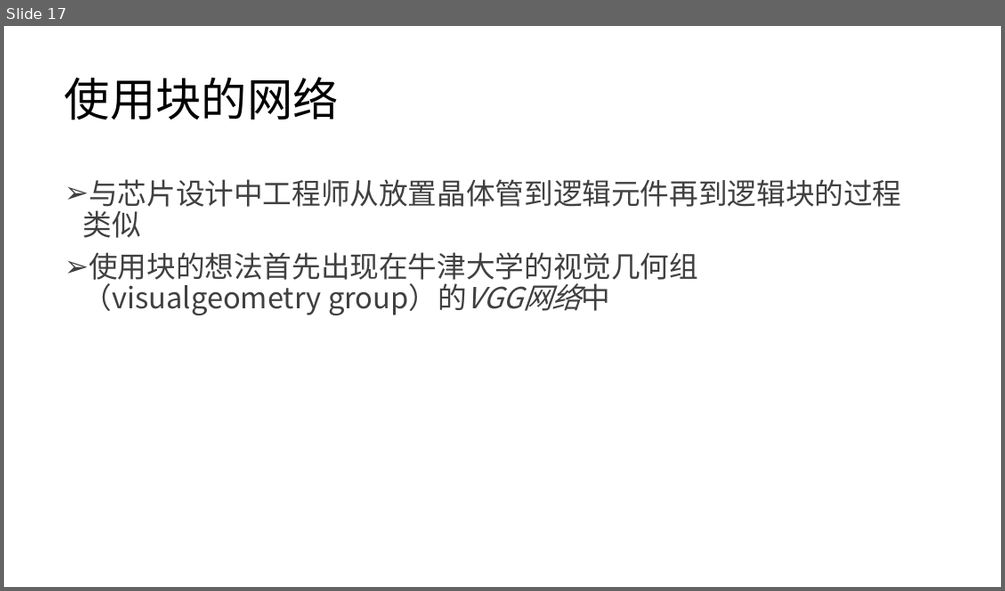
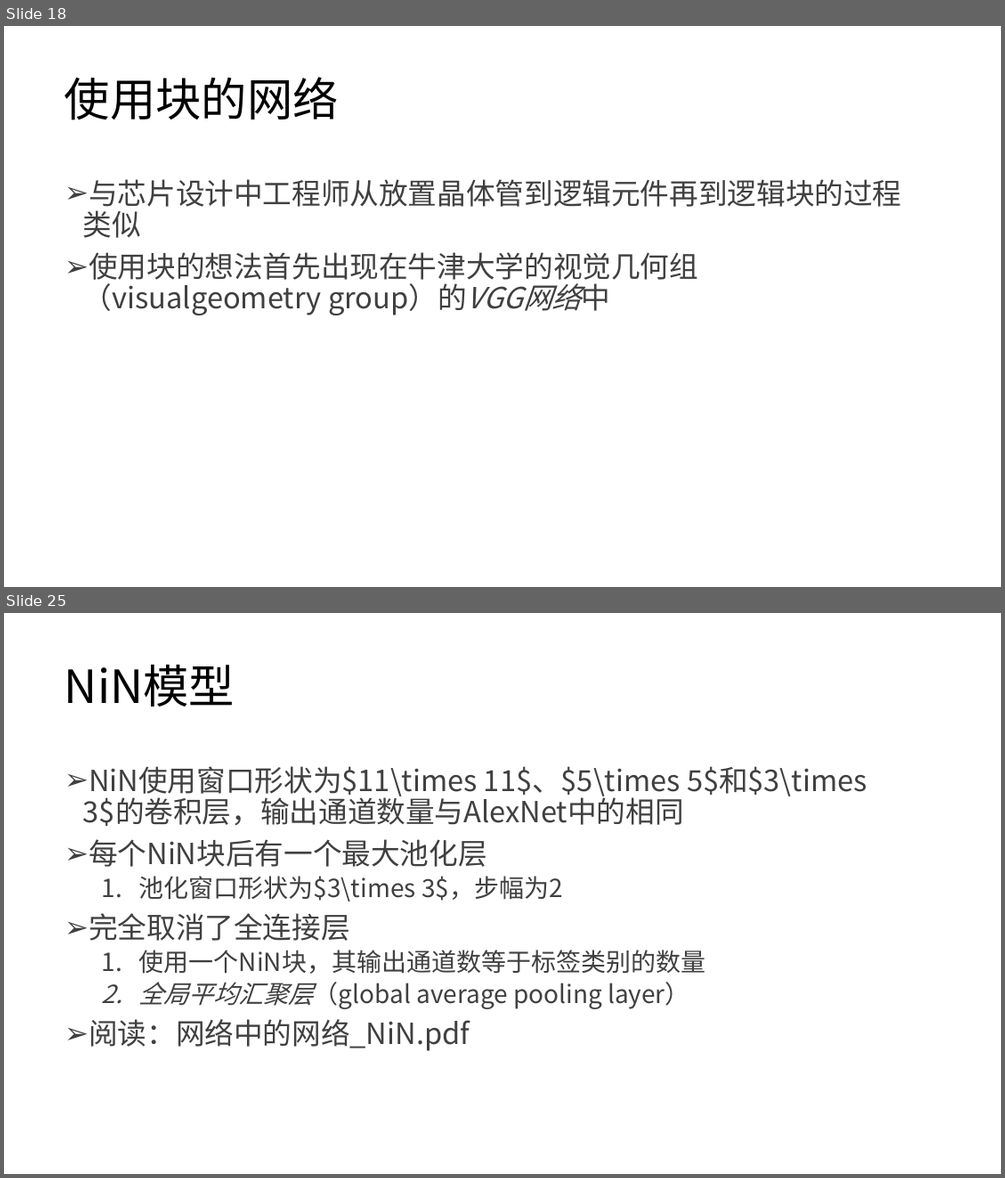
Before and after one commit to lezhang-thu/security_content, a slide deck: 卷积神经网络-b.pptx. Shown one above the other, each under a label of ours: slide 17 before the commit, slides 18 and 25 after it; the slides between them are not shown. The pictures are 1005x591 and 1005x1178 pixels, drawn with LibreOffice and Linux fonts; fonts in the diff are those of the drawing. Boxes give left, top, right and bottom in pixels: in the first picture for what was removed or moved away, otherwise in the second. Text is boxed around its words. In the diff, an @@ line names an element or a change of style, - is before the commit and + after.

```diff
--- a/卷积神经网络-b.pptx
+++ b/卷积神经网络-b.pptx
@@ slide 25 added at box(4, 613, 1001, 1174), background #FFFFFF @@
@@ title added at box(65, 665, 235, 706), 44 pt, text #000000 @@
+NiN模型
@@ text added at box(83, 766, 867, 1051), 28 pt, text #404040 @@
+➢ NiN使用窗口形状为$11\times 11$、$5\times 5$和$3\times 3$的卷积层，输出通道数量与AlexNet中的相同
+➢ 每个NiN块后有一个最大池化层
+  1. 池化窗口形状为$3\times 3$，步幅为2
+➢ 完全取消了全连接层
+  1. 使用一个NiN块，其输出通道数等于标签类别的数量
+  2. 全局平均汇聚层（global average pooling layer）
+➢ 阅读：网络中的网络_NiN.pdf
@@ what was slide 17 is now slide 18 @@
```
Also in this commit, not shown: 10 slides changed, 24 other slides added, 16 other files.
